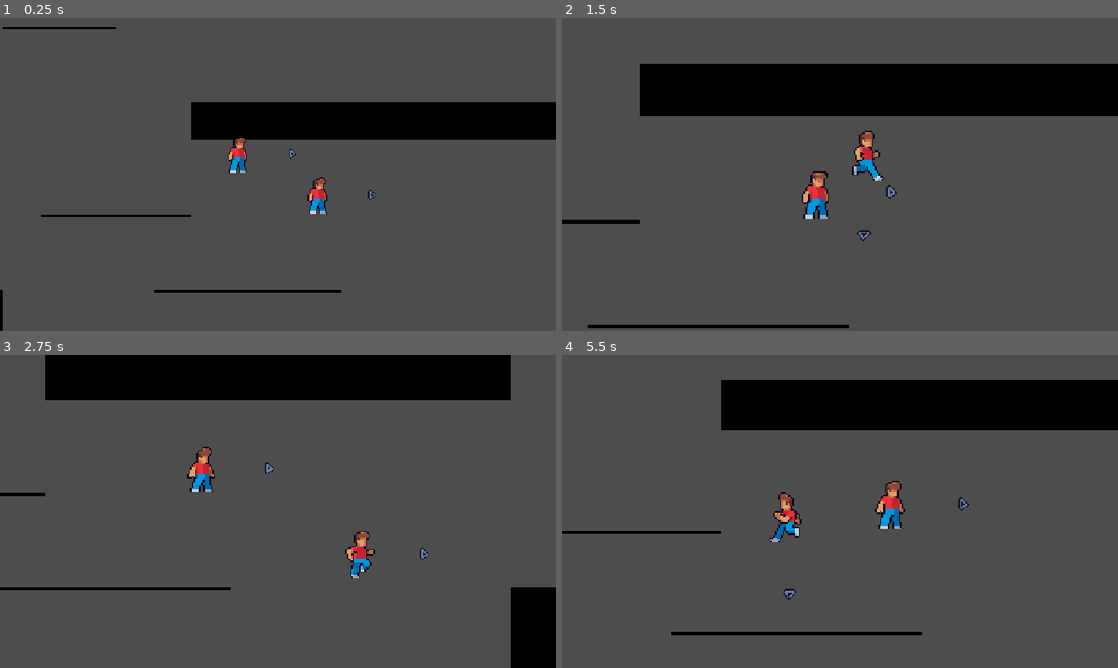
Above: before the commit, frames 1-4 (two rows, left to right).
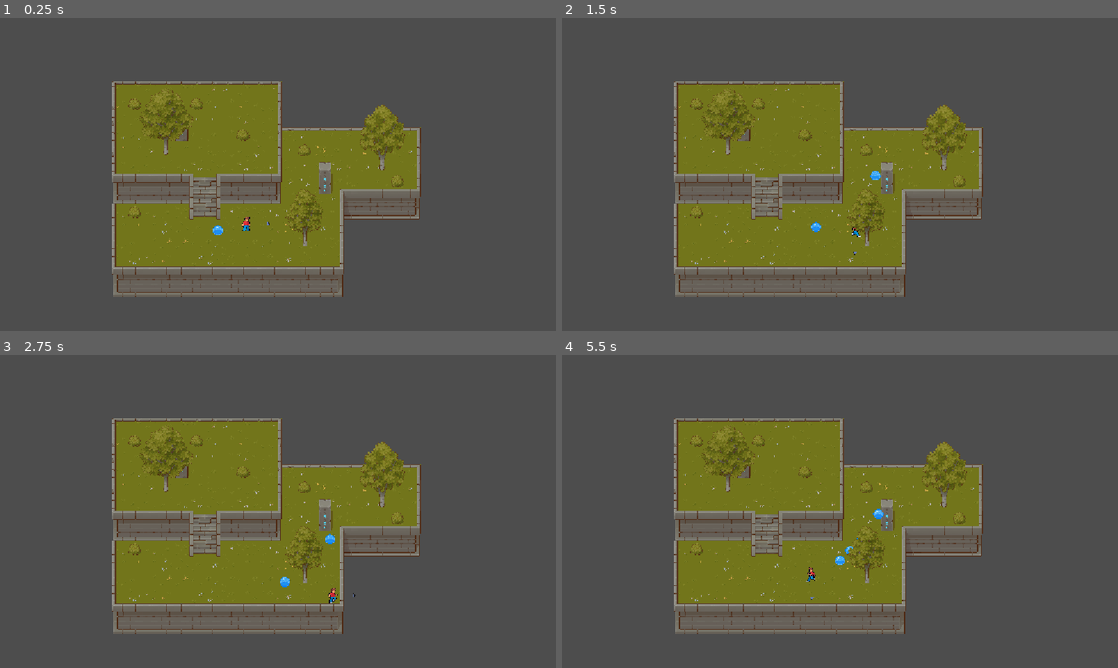
Above: after the commit, the same moments.

Repository: ozzyDev27/Daydream
Game: Godot game, scene res://Scenes/enemy_test.tscn
Two runs of this game, one before a commit and one after it. Both use one fixed random seed, a clock stepped at 60 frames per second and the inputs below. Before the commit the project starts from res://Scenes/level.tscn.
Inputs:
- Up to frame 1 (0.25 s): no input
- Up to frame 2 (1.5 s): hold D (dirRight) 0.53-1.28 s; tap Space (Jump) at 0.6, 0.77, 1.07 s; hold S (dirDown) from 1.28 s (still down); tap L (Action0) at 1.35 s
- Up to frame 3 (2.75 s): tap Space (Jump) at 1.52, 1.55, 1.82, 2.1 s; release S (dirDown) at 2.03 s; hold D (dirRight) from 2.03 s (still down)
- Up to frame 4 (5.5 s): release D (dirRight) at 2.78 s; hold W (dirUp) 2.78-3.53 s; tap L (Action0) at 2.85, 4.35 s; tap Space (Jump) at 3.02, 3.05, 3.32, 3.6, 3.77, 4.07, 4.52, 4.55, 4.82, 5.1 s; hold A (dirLeft) 3.53-5.03 s; hold S (dirDown) from 5.03 s (still down)

The runs differ from the first frame. In frame 1, 35% of the frame differs, in the area x 0-100%, y 2-100%; in frame 2, 42%; in frame 3, 45%, in the area x 0-100%, y 0-100%; in frame 4, 41%.

Commit message:
testing da thingy and added key to debug

Diff:
--- a/Scenes/player.gd
+++ b/Scenes/player.gd
@@ -58,9 +58,9 @@
 
 	if Input.is_action_just_pressed("DebugAction") and deviceID==0:
 		nextLevel()
-	if Input.is_action_just_pressed("Action"+suffix) and "BatteryBullet" in upgrades:
+	if Input.is_action_just_pressed("Action"+suffix) and "Battery Bullet" in upgrades:
 		summonBullet()
-	if Input.is_action_just_pressed("Jump"+suffix) and "Slash" in upgrades:
+	if Input.is_action_just_pressed("Jump"+suffix) and "Slash Attack" in upgrades:
 		slashAttack()
 
 	move_and_slide()
--- a/project.godot
+++ b/project.godot
@@ -11,7 +11,7 @@
 [application]
 
 config/name="Daydream"
-run/main_scene="uid://de58m3cv0apkm"
+run/main_scene="uid://b4i4r8vpq26nu"
 config/features=PackedStringArray("4.5", "Forward Plus")
 
 [autoload]
@@ -29,6 +29,51 @@
 
 [input]
 
+Jump={
+"deadzone": 0.5,
+"events": [Object(InputEventKey,"resource_local_to_scene":false,"resource_name":"","device":-1,"window_id":0,"alt_pressed":false,"shift_pressed":false,"ctrl_pressed":false,"meta_pressed":false,"pressed":false,"keycode":0,"physical_keycode":32,"key_label":0,"unicode":32,"location":0,"echo":false,"script":null)
+, Object(InputEventJoypadButton,"resource_local_to_scene":false,"resource_name":"","device":-1,"button_index":0,"pressure":0.0,"pressed":true,"script":null)
+]
+}
+dirLeft={
+"deadzone": 0.5,
+"events": [Object(InputEventKey,"resource_local_to_scene":false,"resource_name":"","device":-1,"window_id":0,"alt_pressed":false,"shift_pressed":false,"ctrl_pressed":false,"meta_pressed":false,"pressed":false,"keycode":0,"physical_keycode":65,"key_label":0,"unicode":97,"location":0,"echo":false,"script":null)
+, Object(InputEventKey,"resource_local_to_scene":false,"resource_name":"","device":-1,"window_id":0,"alt_pressed":false,"shift_pressed":false,"ctrl_pressed":false,"meta_pressed":false,"pressed":false,"keycode":0,"physical_keycode":4194319,"key_label":0,"unicode":0,"location":0,"echo":false,"script":null)
+, Object(InputEventJoypadMotion,"resource_local_to_scene":false,"resource_name":"","device":-1,"axis":0,"axis_value":-1.0,"script":null)
+, Object(InputEventJoypadButton,"resource_local_to_scene":false,"resource_name":"","device":-1,"button_index":13,"pressure":0.0,"pressed":true,"script":null)
+]
+}
+dirRight={
+"deadzone": 0.5,
+"events": [Object(InputEventKey,"resource_local_to_scene":false,"resource_name":"","device":-1,"window_id":0,"alt_pressed":false,"shift_pressed":false,"ctrl_pressed":false,"meta_pressed":false,"pressed":false,"keycode":0,"physical_keycode":68,"key_label":0,"unicode":100,"location":0,"echo":false,"script":null)
+, Object(InputEventKey,"resource_local_to_scene":false,"resource_name":"","device":-1,"window_id":0,"alt_pressed":false,"shift_pressed":false,"ctrl_pressed":false,"meta_pressed":false,"pressed":false,"keycode":0,"physical_keycode":4194321,"key_label":0,"unicode":0,"location":0,"echo":false,"script":null)
+, Object(InputEventJoypadMotion,"resource_local_to_scene":false,"resource_name":"","device":-1,"axis":0,"axis_value":1.0,"script":null)
+, Object(InputEventJoypadButton,"resource_local_to_scene":false,"resource_name":"","device":-1,"button_index":14,"pressure":0.0,"pressed":true,"script":null)
+]
+}
+dirDown={
+"deadzone": 0.5,
+"events": [Object(InputEventKey,"resource_local_to_scene":false,"resource_name":"","device":-1,"window_id":0,"alt_pressed":false,"shift_pressed":false,"ctrl_pressed":false,"meta_pressed":false,"pressed":false,"keycode":0,"physical_keycode":83,"key_label":0,"unicode":115,"location":0,"echo":false,"script":null)
+, Object(InputEventKey,"resource_local_to_scene":false,"resource_name":"","device":-1,"window_id":0,"alt_pressed":false,"shift_pressed":false,"ctrl_pressed":false,"meta_pressed":false,"pressed":false,"keycode":0,"physical_keycode":4194322,"key_label":0,"unicode":0,"location":0,"echo":false,"script":null)
+, Object(InputEventJoypadMotion,"resource_local_to_scene":false,"resource_name":"","device":-1,"axis":1,"axis_value":1.0,"script":null)
+, Object(InputEventJoypadButton,"resource_local_to_scene":false,"resource_name":"","device":-1,"button_index":12,"pressure":0.0,"pressed":true,"script":null)
+]
+}
+dirUp={
+"deadzone": 0.5,
+"events": [Object(InputEventKey,"resource_local_to_scene":false,"resource_name":"","device":-1,"window_id":0,"alt_pressed":false,"shift_pressed":false,"ctrl_pressed":false,"meta_pressed":false,"pressed":false,"keycode":0,"physical_keycode":87,"key_label":0,"unicode":119,"location":0,"echo":false,"script":null)
+, Object(InputEventKey,"resource_local_to_scene":false,"resource_name":"","device":-1,"window_id":0,"alt_pressed":false,"shift_pressed":false,"ctrl_pressed":false,"meta_pressed":false,"pressed":false,"keycode":0,"physical_keycode":4194320,"key_label":0,"unicode":0,"location":0,"echo":false,"script":null)
+, Object(InputEventJoypadMotion,"resource_local_to_scene":false,"resource_name":"","device":-1,"axis":1,"axis_value":-1.0,"script":null)
+, Object(InputEventJoypadButton,"resource_local_to_scene":false,"resource_name":"","device":-1,"button_index":11,"pressure":0.0,"pressed":true,"script":null)
+]
+}
+Airburst={
+"deadzone": 0.5,
+"events": [Object(InputEventKey,"resource_local_to_scene":false,"resource_name":"","device":-1,"window_id":0,"alt_pressed":false,"shift_pressed":false,"ctrl_pressed":false,"meta_pressed":false,"pressed":false,"keycode":0,"physical_keycode":76,"key_label":0,"unicode":108,"location":0,"echo":false,"script":null)
+, Object(InputEventJoypadButton,"resource_local_to_scene":false,"resource_name":"","device":-1,"button_index":2,"pressure":0.0,"pressed":true,"script":null)
+, Object(InputEventJoypadMotion,"resource_local_to_scene":false,"resource_name":"","device":-1,"axis":5,"axis_value":1.0,"script":null)
+]
+}
 Jump0={
 "deadzone": 0.5,
 "events": [Object(InputEventKey,"resource_local_to_scene":false,"resource_name":"","device":-1,"window_id":0,"alt_press …(191 unchanged characters)…
@@ -183,51 +228,7 @@
 DebugAction={
 "deadzone": 0.2,
 "events": [Object(InputEventJoypadMotion,"resource_local_to_scene":false,"resource_name":"","device":-1,"axis":4,"axis_value":1.0,"script":null)
-]
-}
-Jump={
-"deadzone": 0.5,
-"events": [Object(InputEventKey,"resource_local_to_scene":false,"resource_name":"","device":-1,"window_id":0,"alt_pressed":false,"shift_pressed":false,"ctrl_pressed":false,"meta_pressed":false,"pressed":false,"keycode":0,"physical_keycode":32,"key_label":0,"unicode":32,"location":0,"echo":false,"script":null)
-, Object(InputEventJoypadButton,"resource_local_to_scene":false,"resource_name":"","device":-1,"button_index":0,"pressure":0.0,"pressed":true,"script":null)
-]
-}
-dirLeft={
-"deadzone": 0.5,
-"events": [Object(InputEventKey,"resource_local_to_scene":false,"resource_name":"","device":-1,"window_id":0,"alt_pressed":false,"shift_pressed":false,"ctrl_pressed":false,"meta_pressed":false,"pressed":false,"keycode":0,"physical_keycode":65,"key_label":0,"unicode":97,"location":0,"echo":false,"script":null)
-, Object(InputEventKey,"resource_local_to_scene":false,"resource_name":"","device":-1,"window_id":0,"alt_pressed":false,"shift_pressed":false,"ctrl_pressed":false,"meta_pressed":false,"pressed":false,"keycode":0,"physical_keycode":4194319,"key_label":0,"unicode":0,"location":0,"echo":false,"script":null)
-, Object(InputEventJoypadMotion,"resource_local_to_scene":false,"resource_name":"","device":-1,"axis":0,"axis_value":-1.0,"script":null)
-, Object(InputEventJoypadButton,"resource_local_to_scene":false,"resource_name":"","device":-1,"button_index":13,"pressure":0.0,"pressed":true,"script":null)
-]
-}
-dirRight={
-"deadzone": 0.5,
-"events": [Object(InputEventKey,"resource_local_to_scene":false,"resource_name":"","device":-1,"window_id":0,"alt_pressed":false,"shift_pressed":false,"ctrl_pressed":false,"meta_pressed":false,"pressed":false,"keycode":0,"physical_keycode":68,"key_label":0,"unicode":100,"location":0,"echo":false,"script":null)
-, Object(InputEventKey,"resource_local_to_scene":false,"resource_name":"","device":-1,"window_id":0,"alt_pressed":false,"shift_pressed":false,"ctrl_pressed":false,"meta_pressed":false,"pressed":false,"keycode":0,"physical_keycode":4194321,"key_label":0,"unicode":0,"location":0,"echo":false,"script":null)
-, Object(InputEventJoypadMotion,"resource_local_to_scene":false,"resource_name":"","device":-1,"axis":0,"axis_value":1.0,"script":null)
-, Object(InputEventJoypadButton,"resource_local_to_scene":false,"resource_name":"","device":-1,"button_index":14,"pressure":0.0,"pressed":true,"script":null)
-]
-}
-dirDown={
-"deadzone": 0.5,
-"events": [Object(InputEventKey,"resource_local_to_scene":false,"resource_name":"","device":-1,"window_id":0,"alt_pressed":false,"shift_pressed":false,"ctrl_pressed":false,"meta_pressed":false,"pressed":false,"keycode":0,"physical_keycode":83,"key_label":0,"unicode":115,"location":0,"echo":false,"script":null)
-, Object(InputEventKey,"resource_local_to_scene":false,"resource_name":"","device":-1,"window_id":0,"alt_pressed":false,"shift_pressed":false,"ctrl_pressed":false,"meta_pressed":false,"pressed":false,"keycode":0,"physical_keycode":4194322,"key_label":0,"unicode":0,"location":0,"echo":false,"script":null)
-, Object(InputEventJoypadMotion,"resource_local_to_scene":false,"resource_name":"","device":-1,"axis":1,"axis_value":1.0,"script":null)
-, Object(InputEventJoypadButton,"resource_local_to_scene":false,"resource_name":"","device":-1,"button_index":12,"pressure":0.0,"pressed":true,"script":null)
-]
-}
-dirUp={
-"deadzone": 0.5,
-"events": [Object(InputEventKey,"resource_local_to_scene":false,"resource_name":"","device":-1,"window_id":0,"alt_pressed":false,"shift_pressed":false,"ctrl_pressed":false,"meta_pressed":false,"pressed":false,"keycode":0,"physical_keycode":87,"key_label":0,"unicode":119,"location":0,"echo":false,"script":null)
-, Object(InputEventKey,"resource_local_to_scene":false,"resource_name":"","device":-1,"window_id":0,"alt_pressed":false,"shift_pressed":false,"ctrl_pressed":false,"meta_pressed":false,"pressed":false,"keycode":0,"physical_keycode":4194320,"key_label":0,"unicode":0,"location":0,"echo":false,"script":null)
-, Object(InputEventJoypadMotion,"resource_local_to_scene":false,"resource_name":"","device":-1,"axis":1,"axis_value":-1.0,"script":null)
-, Object(InputEventJoypadButton,"resource_local_to_scene":false,"resource_name":"","device":-1,"button_index":11,"pressure":0.0,"pressed":true,"script":null)
-]
-}
-Airburst={
-"deadzone": 0.5,
-"events": [Object(InputEventKey,"resource_local_to_scene":false,"resource_name":"","device":-1,"window_id":0,"alt_pressed":false,"shift_pressed":false,"ctrl_pressed":false,"meta_pressed":false,"pressed":false,"keycode":0,"physical_keycode":76,"key_label":0,"unicode":108,"location":0,"echo":false,"script":null)
-, Object(InputEventJoypadButton,"resource_local_to_scene":false,"resource_name":"","device":-1,"button_index":2,"pressure":0.0,"pressed":true,"script":null)
-, Object(InputEventJoypadMotion,"resource_local_to_scene":false,"resource_name":"","device":-1,"axis":5,"axis_value":1.0,"script":null)
+, Object(InputEventKey,"resource_local_to_scene":false,"resource_name":"","device":-1,"window_id":0,"alt_pressed":false,"shift_pressed":false,"ctrl_pressed":false,"meta_pressed":false,"pressed":false,"keycode":0,"physical_keycode":71,"key_label":0,"unicode":103,"location":0,"echo":false,"script":null)
 ]
 }
 
